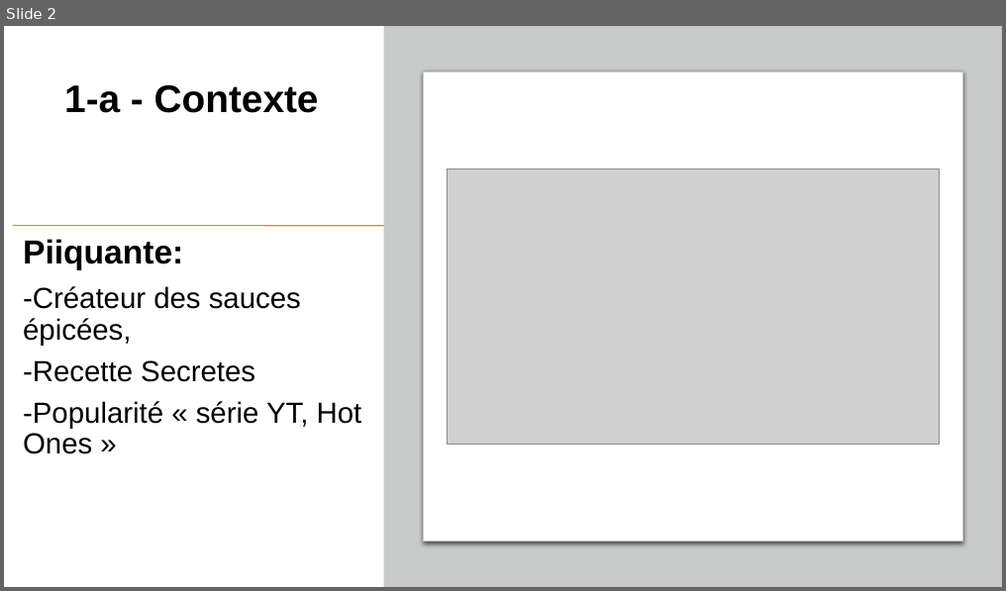
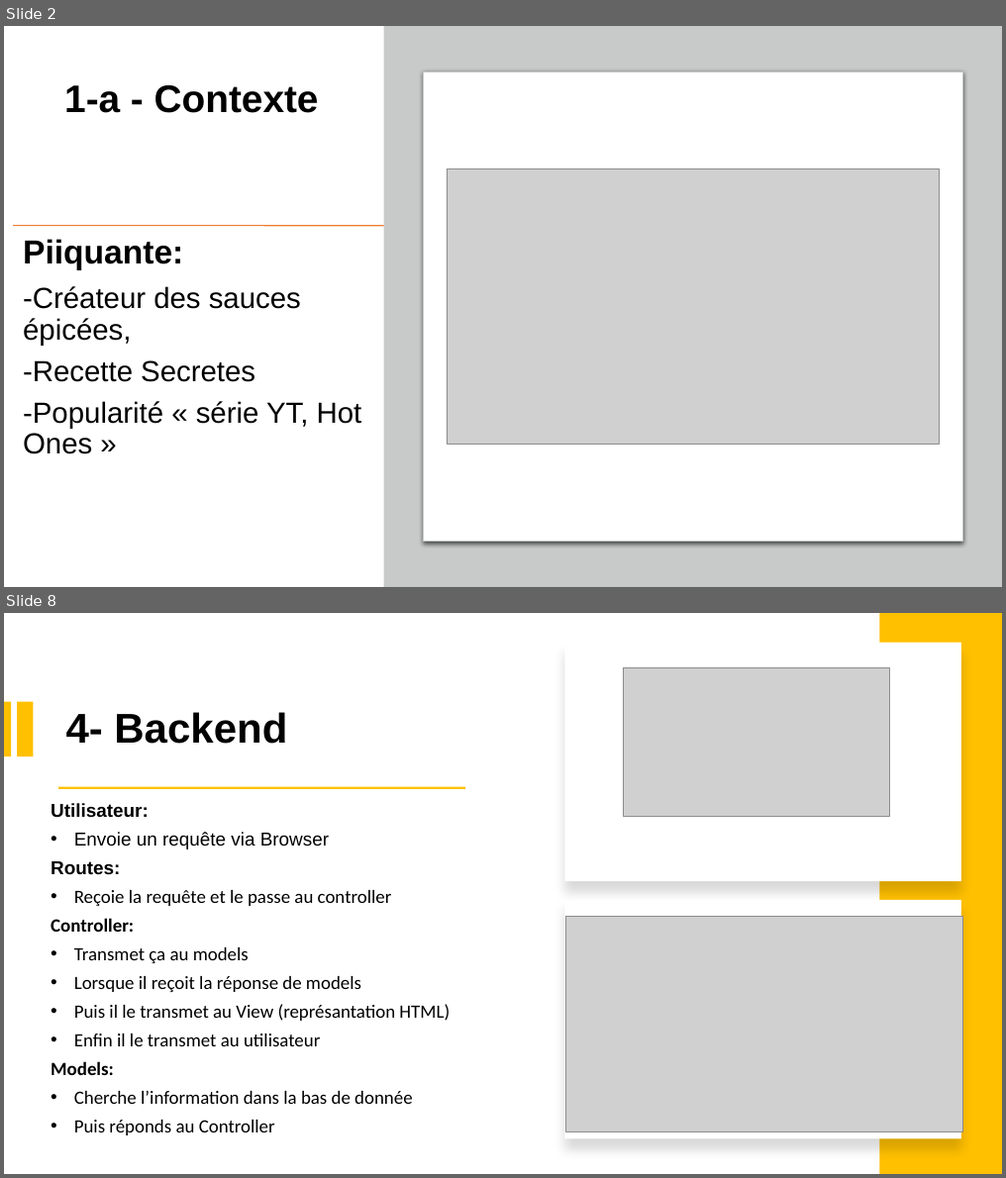
Before and after one commit to vahab12/projet-6, a slide deck: Présentation-P6.pptx. Shown one above the other, each under a label of ours: slide 2 before the commit, slides 2 and 8 after it; the slides between them are not shown. The pictures are 1006x591 and 1006x1178 pixels, drawn with LibreOffice and Linux fonts; fonts in the diff are those of the drawing; grey boxes stand for pictures. Boxes give left, top, right and bottom in pixels: in the first picture for what was removed or moved away, otherwise in the second. Text is boxed around its words. In the diff, an @@ line names an element or a change of style, - is before the commit and + after.

```diff
--- a/Présentation-P6.pptx
+++ b/Présentation-P6.pptx
@@ slide 8 added at [4, 613, 1002, 1174], background #FFFFFF @@
@@ rectangle added at [564, 642, 961, 881], fill #FFFFFF @@
@@ rectangle added at [880, 613, 1002, 1174], fill #FFC000 @@
@@ picture added at [623, 667, 890, 817] @@
@@ rectangle added at [4, 701, 12, 757], fill #FFC000 @@
@@ rectangle added at [17, 701, 33, 757], fill #FFC000 @@
@@ title added at [66, 712, 287, 744], 40 pt, text #000000, bold @@
+4- Backend
@@ rectangle added at [58, 786, 466, 789], fill #FFC000 @@
@@ text added at [51, 803, 450, 1136], 18 pt, text #000000 @@
+Utilisateur:
+• Envoie un requête via Browser
+Routes:
+• Reçoie la requête et le passe au controller
+Controller:
+• Transmet ça au models
+• Lorsque il reçoit la réponse de models
+• Puis il le transmet au View (représantation HTML)
+• Enfin il le transmet au utilisateur
+Models:
+• Cherche l’information dans la bas de donnée
+• Puis réponds au Controller
@@ rectangle added at [564, 900, 961, 1140], fill #FFFFFF @@
@@ picture added at [566, 917, 963, 1133] @@
```
Also in this commit, not shown: 5 slides changed, 4 other slides added, 4 slides removed, 11 other files.
